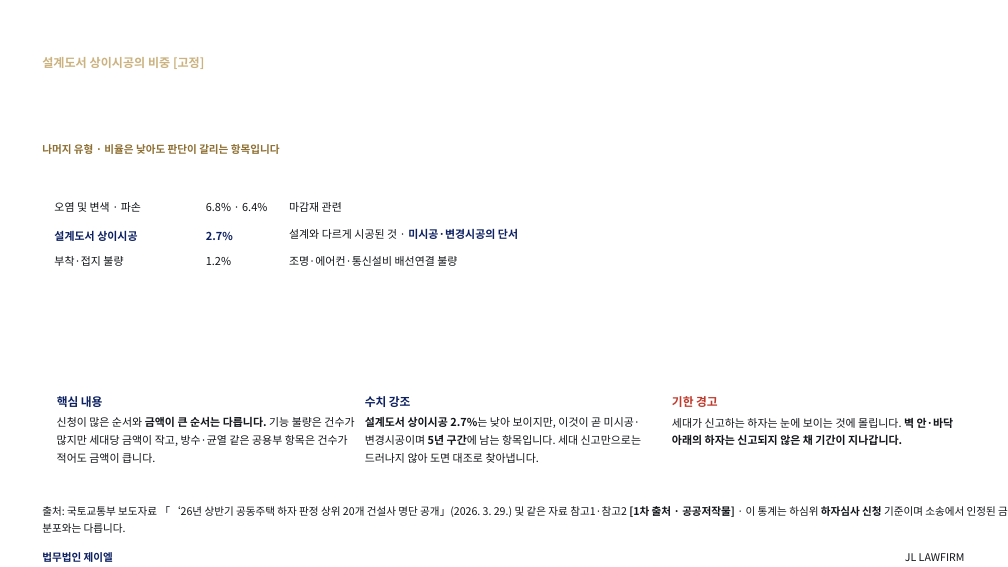
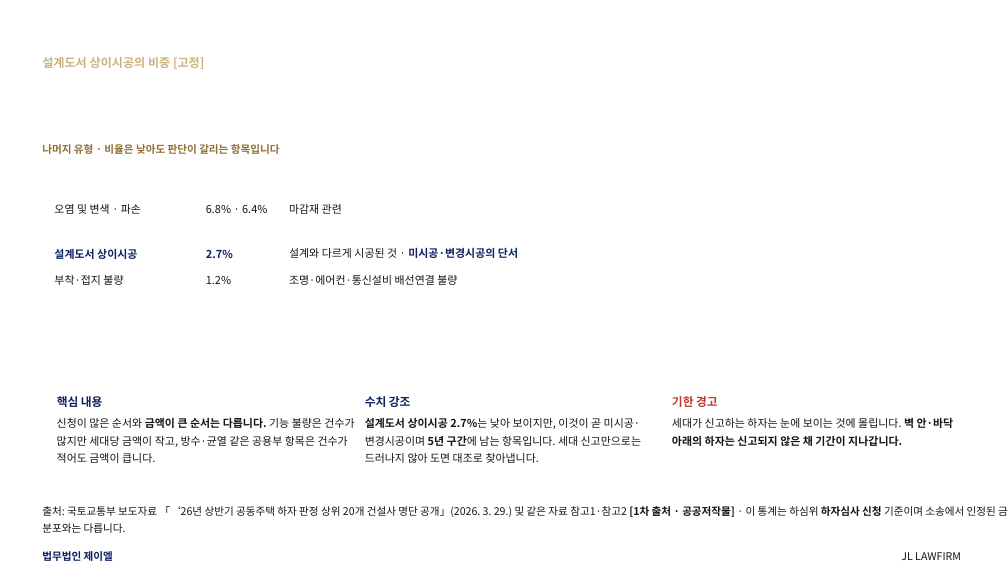
Before and after one commit to kingjin77-rgb/jl-magazine, a slide deck: slide 50 of template/design/preview/JL_하자소송_기본제안서.pptx. Drawn at 1008x567 pixels with LibreOffice and Linux fonts; fonts in the diff are those of the drawing; background and template pictures are left out. Boxes give left, top, right and bottom in pixels: in the first picture for what was removed or moved away, otherwise in the second. Text is boxed around its words. In the diff, an @@ line names an element or a change of style, - is before the commit and + after.

```diff
--- a/template/design/preview/JL_하자소송_기본제안서.pptx
+++ b/template/design/preview/JL_하자소송_기본제안서.pptx
@@ text "설계도서 상이시공": place and size @@
-text "설계도서 상이시공" at [54, 230, 137, 241]
+text "설계도서 상이시공" at [54, 248, 137, 259]
@@ 5 texts: place and size @@
-5 texts at [54, 228, 518, 266]
+5 texts at [54, 247, 518, 285]
@@ text "JL LAWFIRM": place and size @@
-text "JL LAWFIRM" at [905, 553, 965, 561]
+text "JL LAWFIRM" at [901, 552, 961, 560]
```
Also in this commit, not shown: 91 other slides changed, 2 other files.
